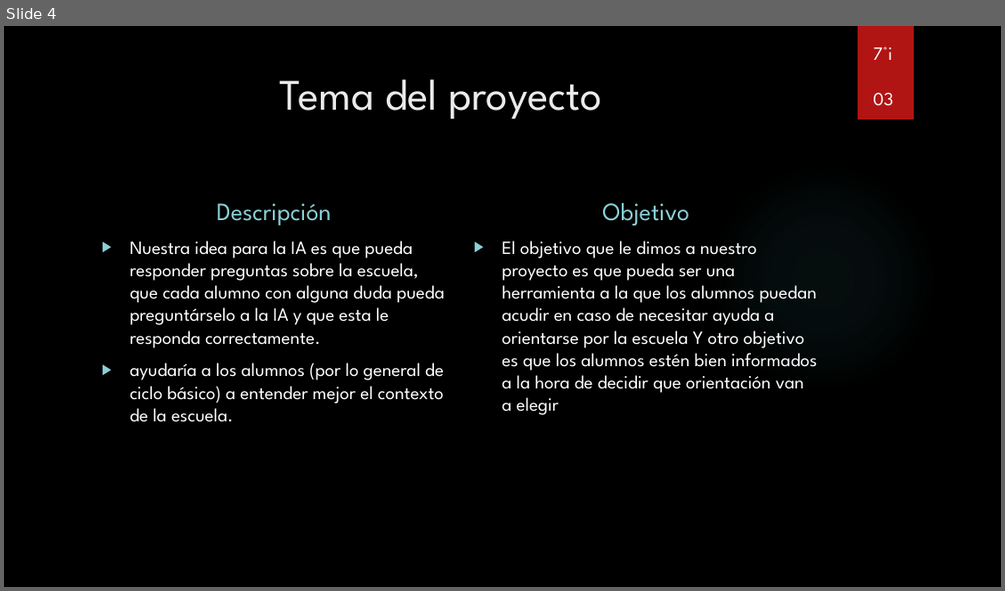
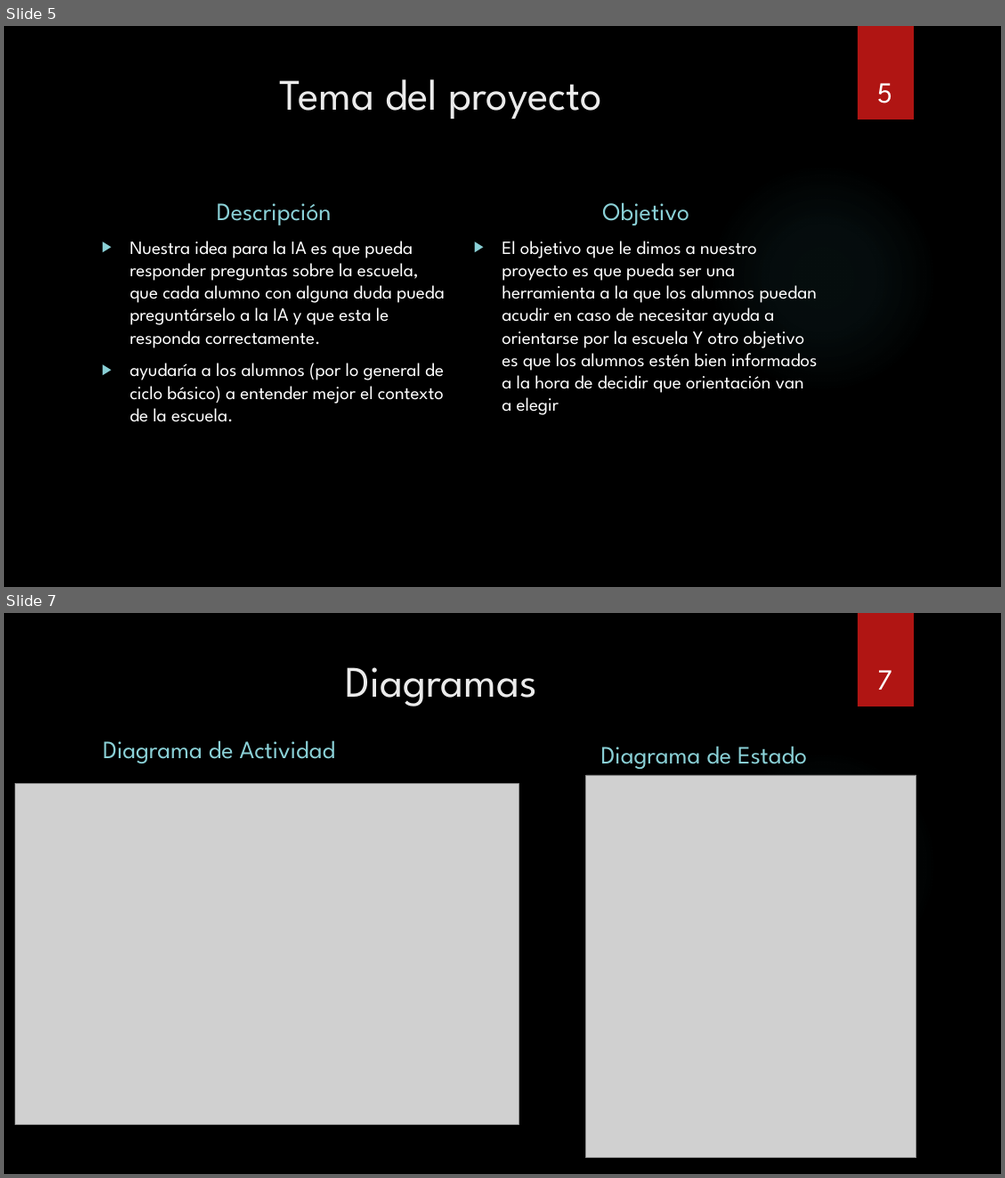
Before and after one commit to bs-andres/proyecto-chatbot, a slide deck: leandal_IA.pptx. Shown one above the other, each under a label of ours: slide 4 before the commit, slides 5 and 7 after it; the slides between them are not shown. The pictures are 1005x591 and 1005x1178 pixels, drawn with LibreOffice and Linux fonts; fonts in the diff are those of the drawing; grey boxes stand for pictures; background and template pictures are left out. Boxes give left, top, right and bottom in pixels: in the first picture for what was removed or moved away, otherwise in the second. Text is boxed around its words. In the diff, an @@ line names an element or a change of style, - is before the commit and + after.

```diff
--- a/leandal_IA.pptx
+++ b/leandal_IA.pptx
@@ slide 7 added at bbox=[4, 613, 1001, 1174], background picture (left out); not listed: 2 template elements that a slide beside it also shows @@
@@ title added at bbox=[346, 667, 537, 706], 42 pt, text #EBEBEB @@
+Diagramas
@@ page number added at bbox=[877, 670, 892, 690], 28 pt, text #FFFFFF @@
+7
@@ text added at bbox=[103, 740, 335, 763], 24 pt, text #8AD0D6 @@
+Diagrama de Actividad
@@ text added at bbox=[601, 746, 807, 769], 24 pt, text #8AD0D6 @@
+Diagrama de Estado
@@ picture added at bbox=[16, 784, 518, 1124] @@
@@ picture added at bbox=[586, 775, 916, 1159] @@
@@ what was slide 4 is now slide 5 @@
@@ slide 5 changed as well @@
@@ text removed at bbox=[873, 46, 893, 106] @@
-7°i
-03
@@ page number added at bbox=[877, 83, 892, 103], 28 pt, text #FFFFFF @@
+5
```
Also in this commit, not shown: 2 other slides changed, 6 other slides added, 1 slide removed, 3 other files.
